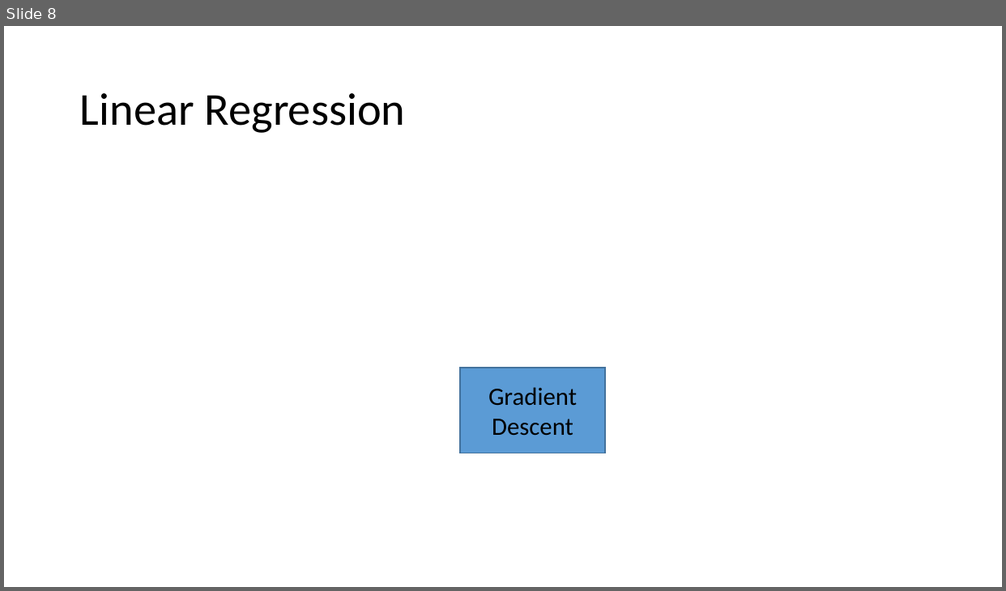
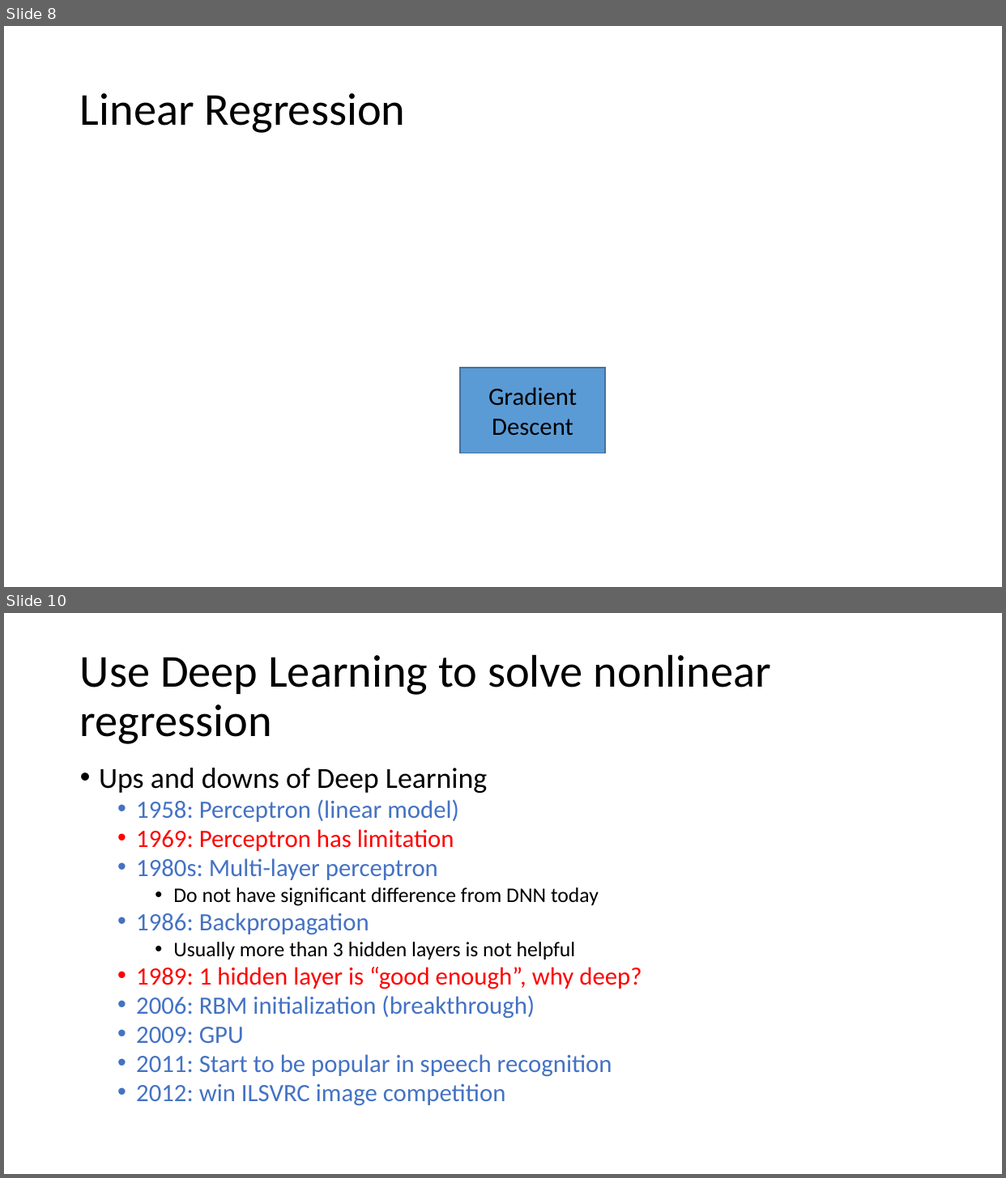
Before and after one commit to CaralBaby/Apply-Machine-Learning-in-Motion-Planning, a slide deck: Introduction to Machine Learning and the Applications in Motion Planning.pptx. Shown one above the other, each under a label of ours: slide 8 before the commit, slides 8 and 10 after it; the slides between them are not shown. The pictures are 1006x591 and 1006x1178 pixels, drawn with LibreOffice and Linux fonts; fonts in the diff are those of the drawing; grey boxes stand for pictures. Boxes give left, top, right and bottom in pixels: in the first picture for what was removed or moved away, otherwise in the second. Text is boxed around its words. In the diff, an @@ line names an element or a change of style, - is before the commit and + after.

```diff
--- a/Introduction to Machine Learning and the Applications in Motion Planning.pptx
+++ b/Introduction to Machine Learning and the Applications in Motion Planning.pptx
@@ slide 10 added at [4,613,1002,1174], background #FFFFFF @@
@@ title added at [80,654,771,744], 44 pt, text #000000 @@
+Use Deep Learning to solve nonlinear regression
@@ text added at [99,768,641,1106], 24 pt, text #4472C4 @@
+• Ups and downs of Deep Learning
+  • 1958: Perceptron (linear model)
+  • 1969: Perceptron has limitation
+  • 1980s: Multi-layer perceptron
+    • Do not have significant difference from DNN today
+  • 1986: Backpropagation
+    • Usually more than 3 hidden layers is not helpful
+  • 1989: 1 hidden layer is “good enough”, why deep?
+  • 2006: RBM initialization (breakthrough)
+  • 2009: GPU
+  • 2011: Start to be popular in speech recognition
+  • 2012: win ILSVRC image competition
```
Also in this commit, not shown: 1 slide changed, 10 other slides added.
